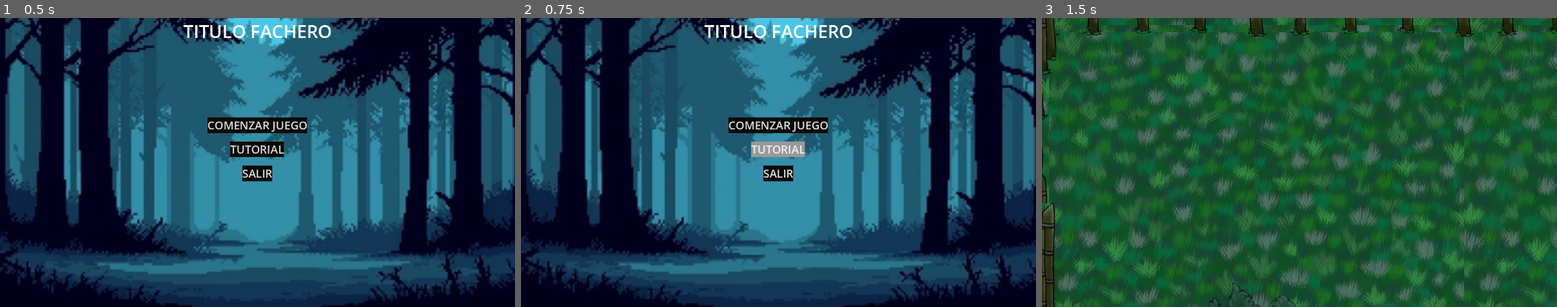
Above: before the commit, frames 1-3 (left to right).
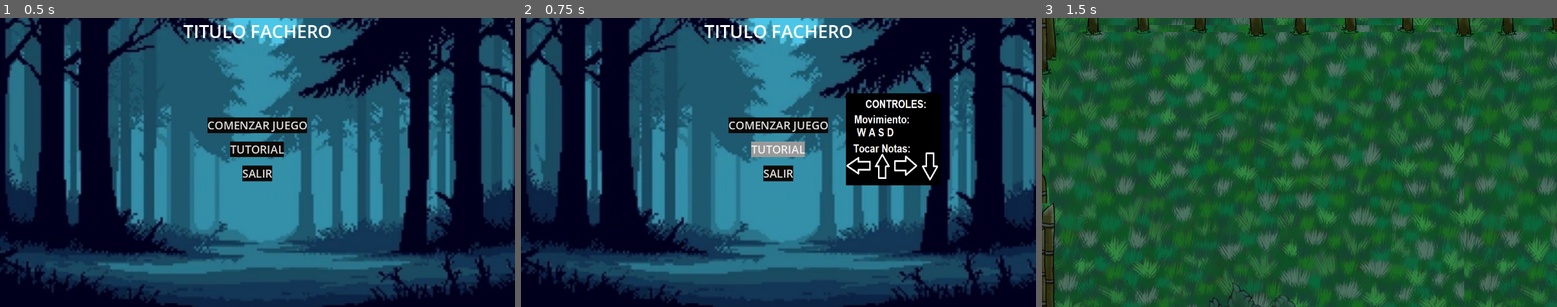
Above: after the commit, the same moments.

Repository: MauroEscalante-Hub/Symphony-of-the-Cryptids
Game: Godot game, scene res://escenas/MenuPrincipal/MenuPrincipal.tscn
Two runs of this game, one before a commit and one after it. Both use one fixed random seed, a clock stepped at 60 frames per second and the inputs below. The project has no main scene, so this scene is started directly.
Inputs:
- Up to frame 1 (0.5 s): no input
- Up to frame 2 (0.75 s): click "TUTORIAL" at 0.5 s
- Up to frame 3 (1.5 s): click "COMENZAR JUEGO" at 1.25 s

Frame 1 is identical in both runs. In frame 2, 5.8% of the frame differs, in the area x 63-82%, y 26-58%; in frame 3, nothing differs.

Commit message:
Terminado
Como tal el menu ya funciona, faltaria ponerle una buena imegen del titulo

Diff:
--- a/symphony-of-the-cryptids/escenas/MenuPrincipal/MenuPrincipal.tscn
+++ b/symphony-of-the-cryptids/escenas/MenuPrincipal/MenuPrincipal.tscn
@@ -2,6 +2,7 @@
 
 [ext_resource type="Script" uid="uid://bf3l5vunxtl15" path="res://scripts/menu_principal.gd" id="1_ynsnw"]
 [ext_resource type="Texture2D" uid="uid://b2212jl0o48fu" path="res://escenas/MenuPrincipal/FondoRobado.jpg" id="2_rue2g"]
+[ext_resource type="Texture2D" uid="uid://bvhkf2bkitrnb" path="res://escenas/MenuPrincipal/flechas.png" id="3_qi23i"]
 
 [sub_resource type="StyleBoxFlat" id="StyleBoxFlat_e150g"]
 bg_color = Color(0.04585386, 0.0371063, 0.026312748, 1)
@@ -103,6 +104,12 @@
 
 [node name="Camera2D" type="Camera2D" parent="." unique_id=1568839710]
 
+[node name="Sprite2D" type="Sprite2D" parent="." unique_id=350704632]
+visible = false
+position = Vector2(257, -52)
+scale = Vector2(0.6583851, 0.7851711)
+texture = ExtResource("3_qi23i")
+
 [connection signal="button_down" from="Control/VBoxContainer/BotonComenzar" to="." method="_on_boton_comenzar_button_down"]
 [connection signal="button_down" from="Control/VBoxContainer/BotonInstrucciones" to="." method="_on_boton_instrucciones_button_down"]
 [connection signal="button_down" from="Control/VBoxContainer/BotonSalir" to="." method="_on_boton_salir_button_down"]
--- a/symphony-of-the-cryptids/scripts/menu_principal.gd
+++ b/symphony-of-the-cryptids/scripts/menu_principal.gd
@@ -1,16 +1,17 @@
 extends Node2D
+@onready var sprite_2d = $Sprite2D
 
-
-
+func _ready():
+	pass
 
 func _on_boton_comenzar_button_down() -> void:
 	get_tree().change_scene_to_file("res://escenas/Nivel/Escenario.tscn")
 	pass # Replace with function body.
 
-
 func _on_boton_instrucciones_button_down() -> void:
+	sprite_2d.visible = not sprite_2d.visible
+	#ESTO LUEGO TENGO QUE VER LA FORMA DE ANIMARLO CON TWEENS PARA QUE QUEDE FACHERO
 	pass # Replace with function body.
-
 
 func _on_boton_salir_button_down() -> void:
 	get_tree().quit()
Binary file added: symphony-of-the-cryptids/escenas/MenuPrincipal/flechas.png
Not shown, added: symphony-of-the-cryptids/escenas/MenuPrincipal/flechas.png.import
